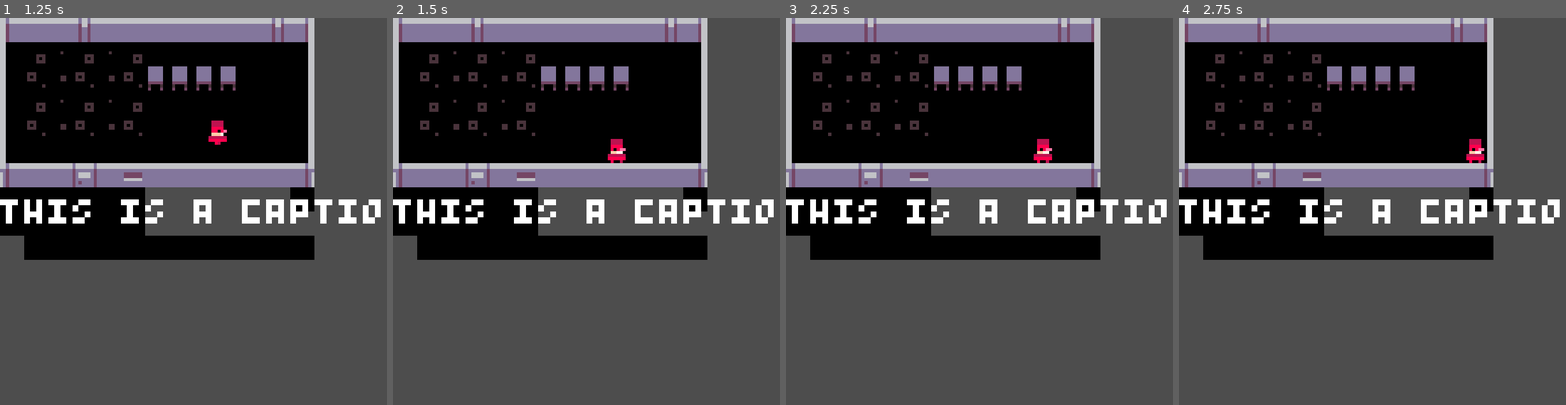
Above: before the commit, frames 1-4 (left to right).
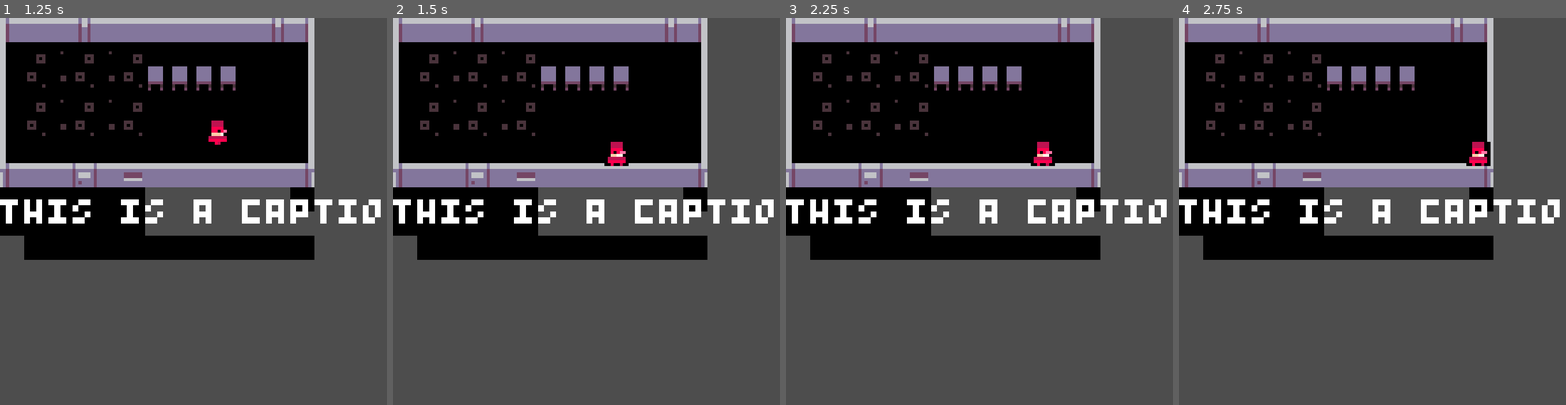
Above: after the commit, the same moments.

Repository: dwexel/global_game_jam_2026
Game: Godot game, scene res://Main.tscn
The game is run twice, just before and just after one commit, with the same random seed, the same clock (stepped at 60 frames per second) and the same inputs.
Inputs:
- Up to frame 1 (1.25 s): tap Enter at 0.5 s; hold D (right) from 0.53 s (still down)
- Up to frame 2 (1.5 s): release D (right) at 1.28 s; hold S (down) from 1.28 s (still down)
- Up to frame 3 (2.25 s): tap Space at 2 s; release S (down) at 2.03 s; hold D (right) from 2.03 s (still down)
- Up to frame 4 (2.75 s): keep holding D (right)

Frame 1 is identical in both runs. In frame 2, 0.2% of the frame differs, in the area x 54-61%, y 31-39%; in frame 3, 0.3%; in frame 4, 0.3%, in the area x 74-81%, y 31-39%.

Commit message:
init 4way

Diff:
--- a/player_character.gd
+++ b/player_character.gd
@@ -4,23 +4,23 @@
 # Movement speed in pixels per second.
 @export var speed := 50
 
+# in order to compare w/ current input
+var last_direction
 
 
 func _physics_process(delta):
-	#const SPEED = 600.0
-
 	var direction = Input.get_vector("left", "right", "up", "down")
 
-	#var direction = Vector2.ZERO
-	#if Input.is_action_pressed("left"):
-		#direction.x = -1
-	#elif Input.is_action_pressed("right"):
-		#direction.x = 1
-	#elif Input.is_action_pressed("up"):
-		#direction.y = -1
-	#elif Input.is_action_pressed("down"):
-		#direction.y = 1
-	#
+	if direction.x == 0:
+		last_direction = direction
+	elif direction.y == 0:
+		last_direction = direction
+	else:
+		# hmm
+		if last_direction.x == 0:
+			direction.y = 0
+		elif last_direction.y == 0:
+			direction.x = 0
 
 	velocity = direction * speed
 
@@ -35,19 +35,35 @@
 		var collision = get_slide_collision(i)
 		var collider = collision.get_collider()
 
+		# rename
 		if collider is Level:
 			var _global_position = collision.get_position()
 			var _normal = collision.get_normal()
 
+			# because jank
 			var _tile_position = collider.to_local(_global_position - _normal)
 
-
+			# tile info
 			var map_coords = collider.local_to_map(_tile_position)
-			var _tile_data = collider.get_cell_tile_data(map_coords)
+			var tile_data = collider.get_cell_tile_data(map_coords)
 			var atlas_coords = collider.get_cell_atlas_coords(map_coords)
 
+			# check surroundings
+			#print(map_coords, atlas_coords)
 			if collider.is_door(atlas_coords):
 				collider.open_door(map_coords)
+				return
+
+
+
+			for map_coord in collider.get_surrounding_cells(map_coords):
+				var atlas_coord = collider.get_cell_atlas_coords(map_coord)
+				#print(map_coord)
+				if collider.is_door(atlas_coord):
+					#pprint
+					collider.open_door(map_coord)
+					return
+
 
 
 
--- a/player_character.tscn
+++ b/player_character.tscn
@@ -3,8 +3,8 @@
 [ext_resource type="Script" uid="uid://cu4ile33dyewn" path="res://player_character.gd" id="1_02ohv"]
 [ext_resource type="Texture2D" uid="uid://db4u33je5t0y4" path="res://assets/tileset.png" id="2_5up26"]
 
-[sub_resource type="RectangleShape2D" id="RectangleShape2D_5up26"]
-size = Vector2(7, 7)
+[sub_resource type="CircleShape2D" id="CircleShape2D_5up26"]
+radius = 3.0
 
 [sub_resource type="AtlasTexture" id="AtlasTexture_4akcp"]
 atlas = ExtResource("2_5up26")
@@ -37,7 +37,7 @@
 script = ExtResource("1_02ohv")
 
 [node name="CollisionShape2D" type="CollisionShape2D" parent="." unique_id=1282212538]
-shape = SubResource("RectangleShape2D_5up26")
+shape = SubResource("CircleShape2D_5up26")
 
 [node name="AnimatedSprite2D" type="AnimatedSprite2D" parent="." unique_id=2064349608]
 sprite_frames = SubResource("SpriteFrames_6qc1w")
Not shown: 1 places in Main.tscn that only renumber resources
